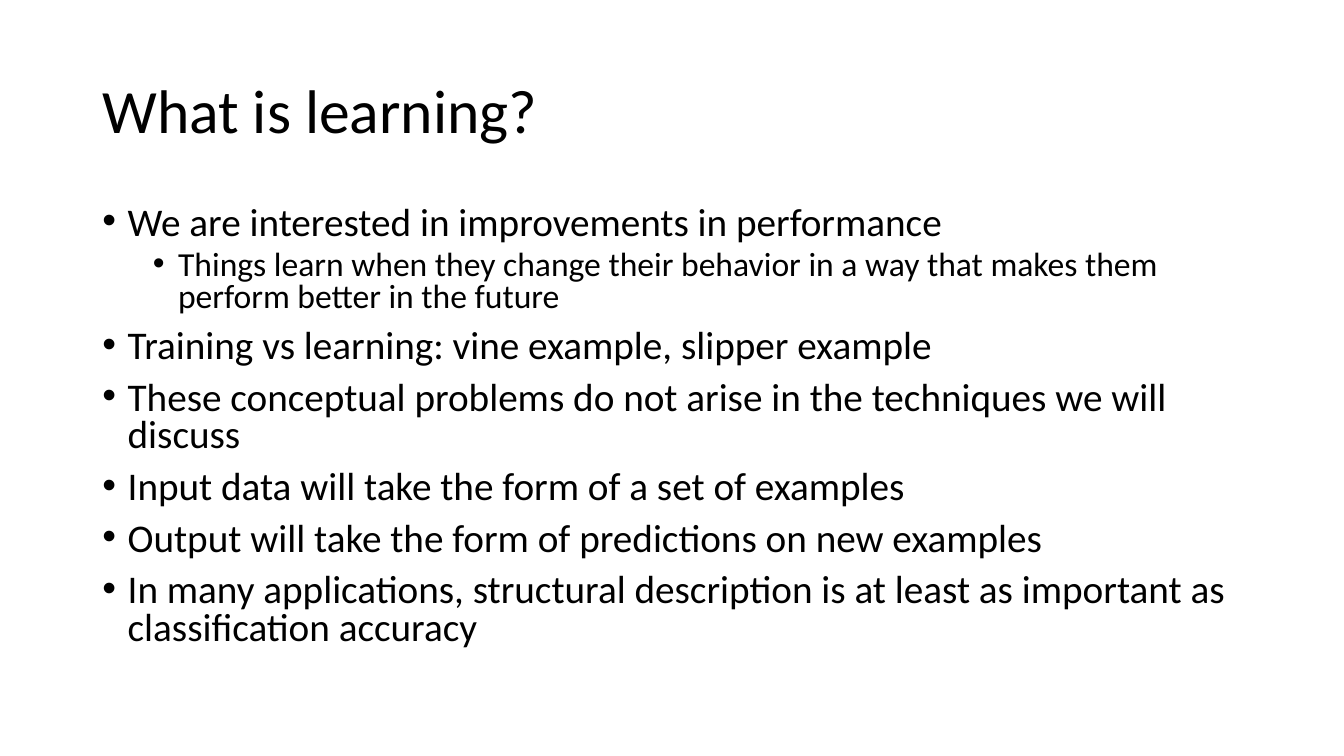
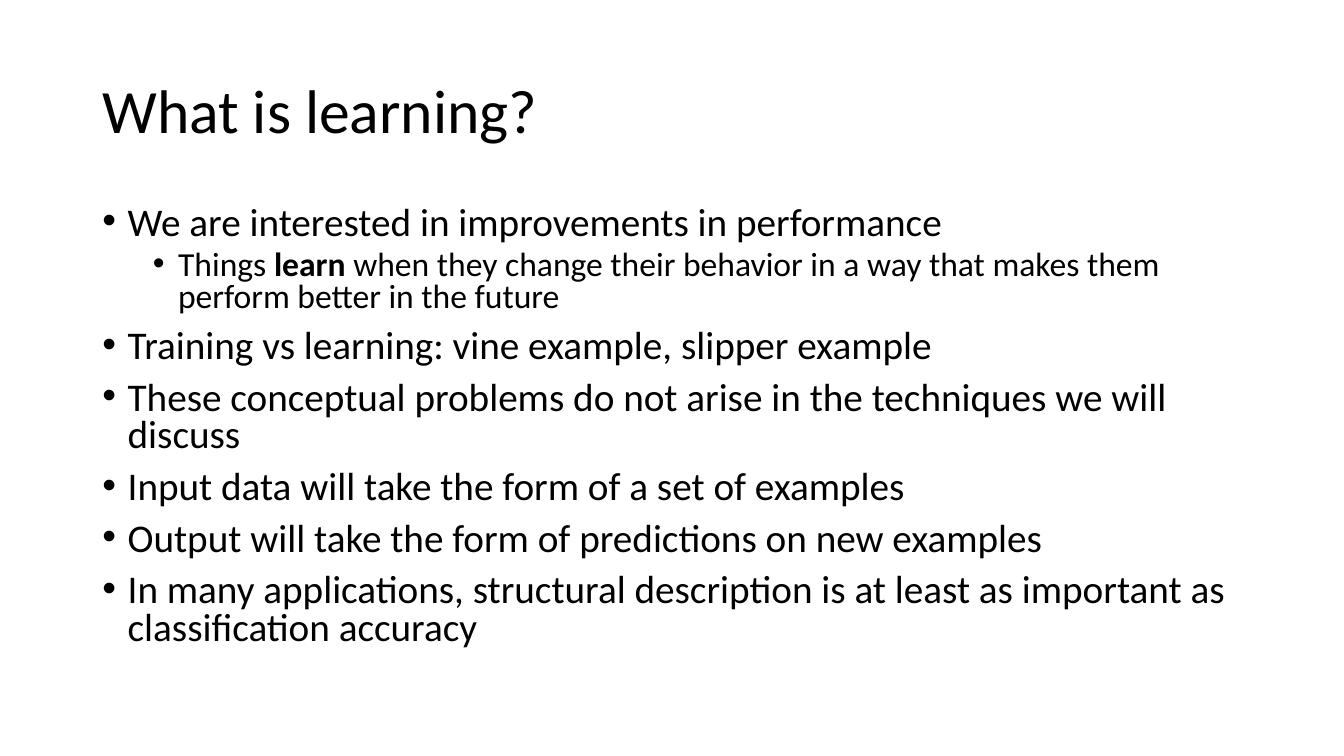
Before and after one commit to russellu/cs405, a slide deck: slide 13 of Lecture_01.pptx (slide 12 before the commit). Drawn at 1344x756 pixels with LibreOffice and Linux fonts; fonts in the diff are those of the drawing. Boxes give left, top, right and bottom in pixels: in the first picture for what was removed or moved away, otherwise in the second. Text is boxed around its words. In the diff, an @@ line names an element or a change of style, - is before the commit and + after.

```diff
--- a/Lecture_01.pptx
+++ b/Lecture_01.pptx
@@ text at <box>178,252,1159,314</box>: bold on in "learn" @@
```
Also in this commit, not shown: 8 other slides changed, 7 slides added, 3 slides removed, 1 other file.
